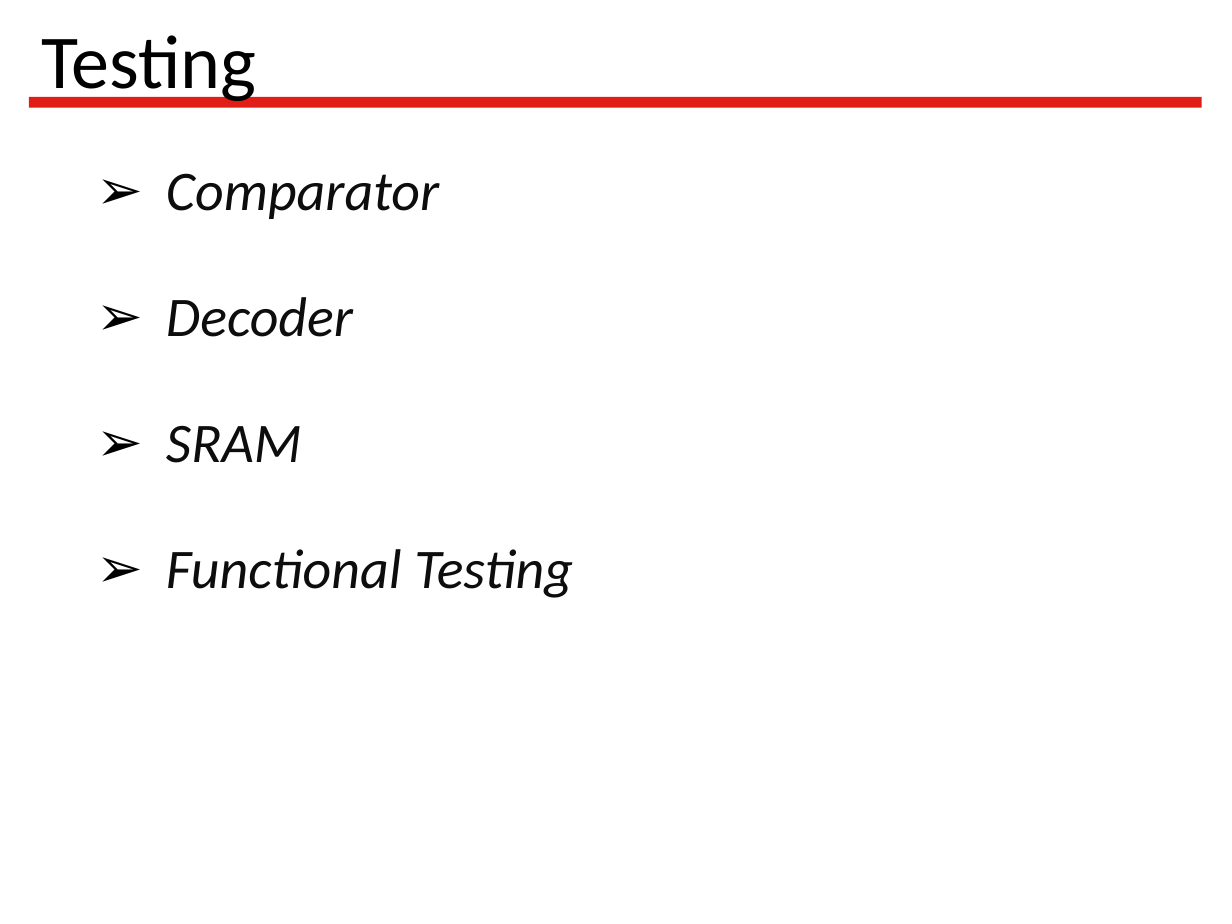
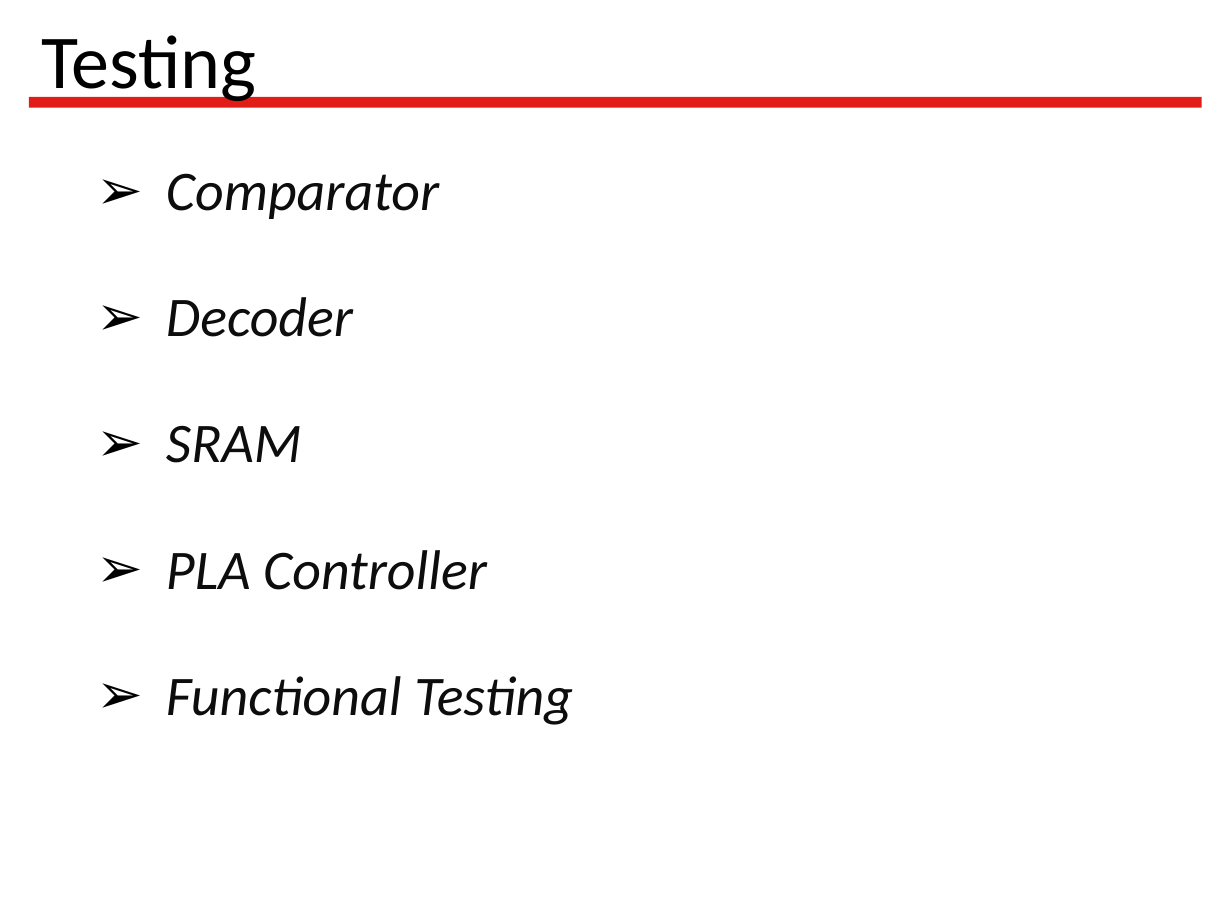
Before and after one commit to Latootoo/ECSE_548, a slide deck: slide 16 of Reports/presentation/Vlsi_project_presentation.ppt. Drawn at 1232x924 pixels with LibreOffice and Linux fonts; fonts in the diff are those of the drawing; background and template pictures are left out. Boxes give left, top, right and bottom in pixels: in the first picture for what was removed or moved away, otherwise in the second. Text is boxed around its words. In the diff, an @@ line names an element or a change of style, - is before the commit and + after.

Commit message:
More updates on the slides

```diff
--- a/Reports/presentation/Vlsi_project_presentation.ppt
+++ b/Reports/presentation/Vlsi_project_presentation.ppt
@@ text at (x1=166, y1=550, x2=487, y2=590): paragraph added @@
+➢ PLA Controller
```
